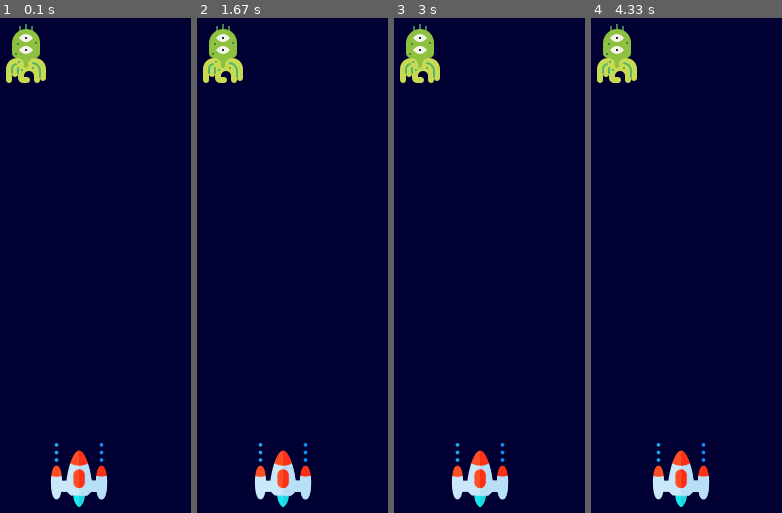
Above: before the commit, frames 1-4 (left to right).
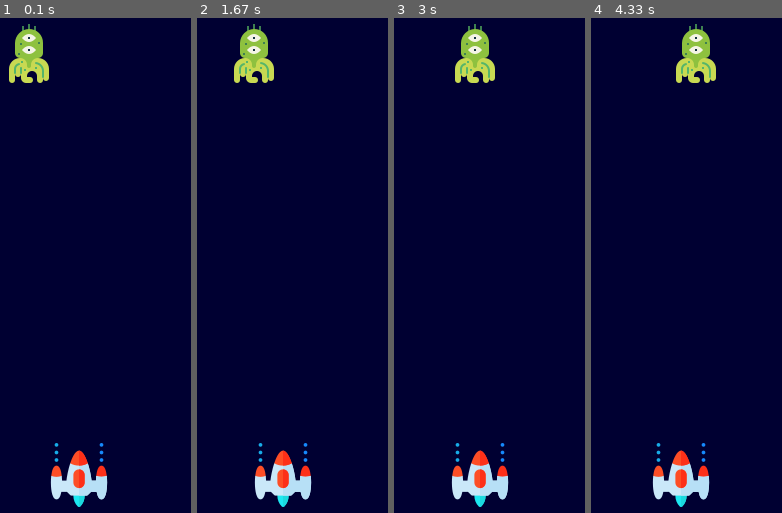
Above: after the commit, the same moments.

Repository: 351jimenavel/Pygame-projects
Game: pygame game, started from basics-practice/other-practices/main.py
Same seed, same stepped clock (60 frames per second), same inputs: the game is played once before the commit and once after it.
Inputs:
- Up to frame 1 (0.1 s): no input
- Up to frame 2 (1.67 s): hold Right 0.33-0.8 s; hold Right 0.83-1.3 s; hold Left from 1.33 s (still down)
- Up to frame 3 (3 s): release Left at 1.87 s; hold Left 1.9-2.3 s; hold Right 2.33-2.97 s
- Up to frame 4 (4.33 s): hold Left 3-3.47 s; hold Right 3.5-3.97 s; hold Right from 4 s (still down)

The runs differ from the first frame. In frame 1, 1.0% of the frame differs, in the area x 3-26%, y 1-14%; in frame 2, 3.1%; in frame 3, 3.4%, in the area x 3-53%, y 1-14%; in frame 4, 3.4%.

Commit message:
Agrego logica de movimiento del enemigo

Diff:
--- a/basics-practice/other-practices/main.py
+++ b/basics-practice/other-practices/main.py
@@ -36,7 +36,10 @@
 
 enemigoX = random.randint(0,800)
 enemigoY = random.randint(50,150)
-enemigoX_cambio = 0
+
+## 10. How the enemy moves
+enemigoX_cambio = 0.3
+enemigoY_cambio = 40
 
 def enemigo(x,y):
     screen.blit(enemigo_img,(x, y))
@@ -79,6 +82,15 @@
     elif jugadorX >= 736:       # 736 porque la imagen tiene 64px
         jugadorX = 736
 
+    ## 10. How the enemy moves
+    enemigoX += enemigoX_cambio
+    if enemigoX <= 0:
+        enemigoX_cambio = 0.3
+        enemigoY += enemigoY_cambio
+    elif enemigoX >= 736:
+        enemigoX_cambio = - 0.3
+        enemigoY += enemigoY_cambio
+
     jugador(jugadorX,jugadorY)          # se hace el llamado despues del screen.fill porque ese es el 'lienzo' donde estara el jugador
     enemigo(enemigoX, enemigoY)
 
